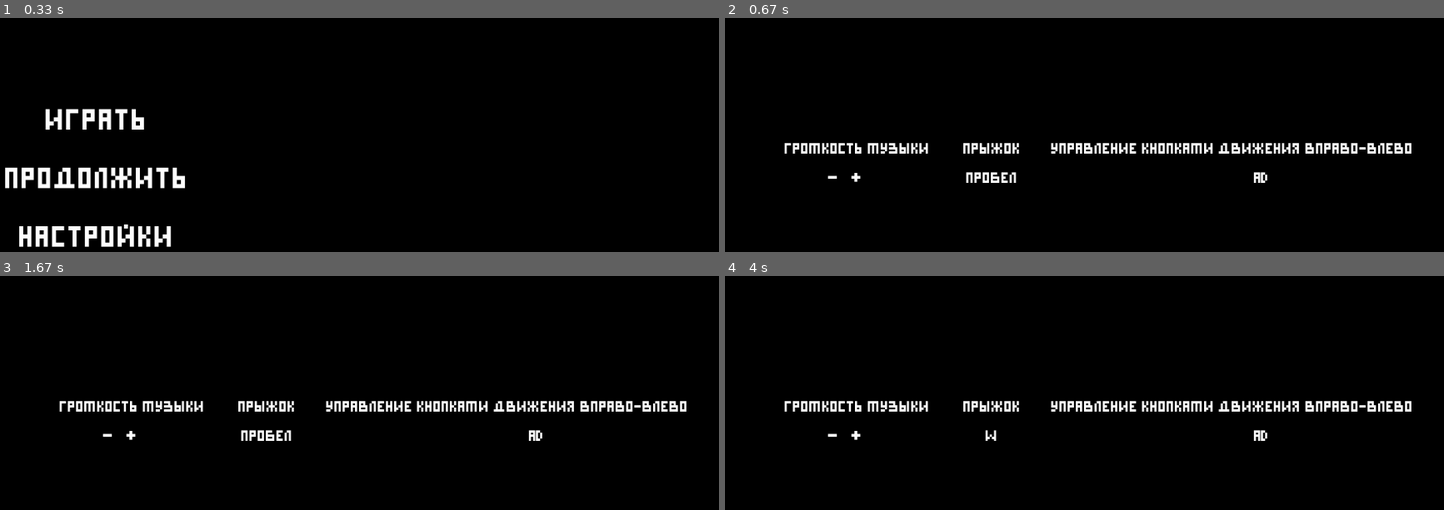
Above: before the commit, frames 1-4 (two rows, left to right).
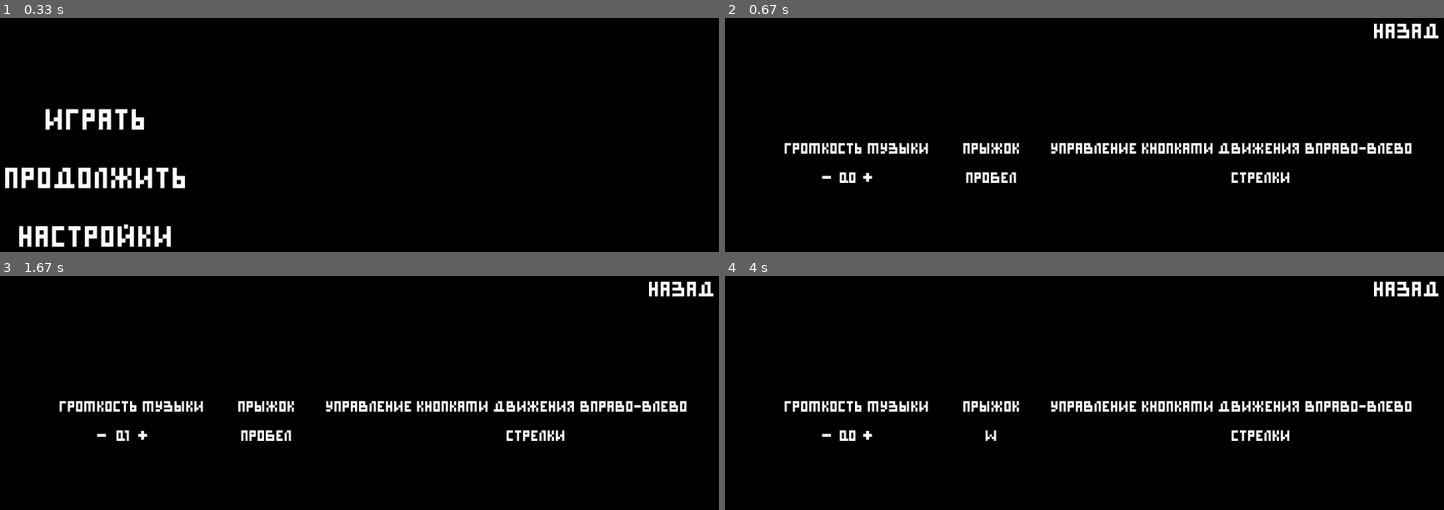
Above: after the commit, the same moments.

Repository: justxale/pygame-cyphered
Game: pygame game, started from main.py
The game is run twice, just before and just after one commit, with the same random seed, the same clock (stepped at 60 frames per second) and the same inputs.
Inputs (mouse positions are in pixels of both pictures, inside the frame that each line leads up to):
- Up to frame 1 (0.33 s): no input
- Up to frame 2 (0.67 s): click "Настройки" at 0.38 s
- Up to frame 3 (1.67 s): click (683, 287) at 0.72 s, where only the run after the commit has a clickable "Назад"; click (93, 493) at 1.05 s, where only the run after the commit has a clickable "Настройки"; click "+" at 1.38 s
- Up to frame 4 (4 s): click (818, 423) at 1.72 s; click (825, 435) at 2.55 s, where only the run after the commit has a clickable "-"; click "пробел" at 3.88 s

Frame 1 is identical in both runs. In frame 2, 0.8% of the frame differs, in the area x 13-100%, y 2-71%; in frame 3, 0.8%; in frame 4, 0.8%.

Commit message:
Настройки

Diff:
--- a/cyphered/scenes/settings.py
+++ b/cyphered/scenes/settings.py
@@ -17,8 +17,9 @@
             self.rightleft_button = Button("стрелки", step_x=300, font_size=25)
         elif Settings.move_keys == "ad":
             self.rightleft_button = Button("ad", step_x=300, font_size=25)
-        self.music_button_plus = Button("+", font_color=(255, 255, 255), step_x=-390, font_size=35)
-        self.music_button_minus = Button("-", font_color=(255, 255, 255), step_x=-430, font_size=35)
+        self.music_button_plus = Button("+", font_color=(255, 255, 255), step_x=-370, font_size=35)
+        self.music_button_minus = Button("-", font_color=(255, 255, 255), step_x=-440, font_size=35)
+        self.back = Button("Назад", font_color=(255, 255, 255), step_x=550, font_size=35, step_y=-250)
 
     def process_events(self, events):
         for event in events:
@@ -27,7 +28,17 @@
                 if event.button == 1:
                     mouse_pos = pygame.mouse.get_pos()
                     if self.music_button_plus[2].collidepoint(mouse_pos):
-                        pass
+                        if Settings.music_volume + 0.1 <= 1:
+                            Settings.music_volume += 0.1
+                        else:
+                            Settings.music_volume = 1.0
+                    elif self.music_button_minus[2].collidepoint(mouse_pos):
+                        if Settings.music_volume - 0.1 >= 0:
+                            Settings.music_volume -= 0.1
+                        else:
+                            Settings.music_volume = 0.0
+                    Settings.music_volume = round(Settings.music_volume, 1)
+                    pygame.mixer.music.set_volume(Settings.music_volume)
                     if self.jump_button[2].collidepoint(mouse_pos):
                         if Settings.jump_key == "w":
                             Settings.jump_key = 'space'
@@ -43,6 +54,9 @@
                             Settings.move_keys = "arrows"
                             self.rightleft_button = Button("стрелки", step_x=300, font_size=25)
                     Settings.save_settings()
+                    if self.back[2].collidepoint(mouse_pos):
+                        from .title import TitleScene
+                        self.switch_scene(TitleScene())
 
     def render(self, screen):
         # if music == 'on':
@@ -53,12 +67,19 @@
         screen.blit(self.music_button_minus[0], self.music_button_minus[1])
         text_displ("Громкость музыки", screen, step_x=-390, step_y=-80, font_size=25,
                    font1="./resources/fonts/font.ttf")
+        a = Settings.music_volume
+        a = str(a)
+        text_displ(a, screen, step_x=-405, step_y=-30, font_size=25,
+                   font1="./resources/fonts/font.ttf")
+
         text_displ("Прыжок", screen, step_x=-160, step_y=-80, font_size=25,
                    font1="./resources/fonts/font.ttf")
         text_displ("Управление кнопками движения вправо-влево", screen, step_x=250, step_y=-80, font_size=25,
                    font1="./resources/fonts/font.ttf")
-
         pygame.draw.rect(screen, (0, 0, 0), self.jump_button[2])
         screen.blit(self.jump_button[0], self.jump_button[1])
+
         pygame.draw.rect(screen, (0, 0, 0), self.rightleft_button[2])
         screen.blit(self.rightleft_button[0], self.rightleft_button[1])
+        pygame.draw.rect(screen, (0, 0, 0), self.back[2])
+        screen.blit(self.back[0], self.back[1])
--- a/gamedata/settings.json
+++ b/gamedata/settings.json
@@ -1 +1 @@
-{"music_volume": 1.0, "sound_volume": 1.0, "jump_key": "space", "move_keys": "ad"}
+{"music_volume": 0.0, "sound_volume": 1.0, "jump_key": "space", "move_keys": "arrows"}
